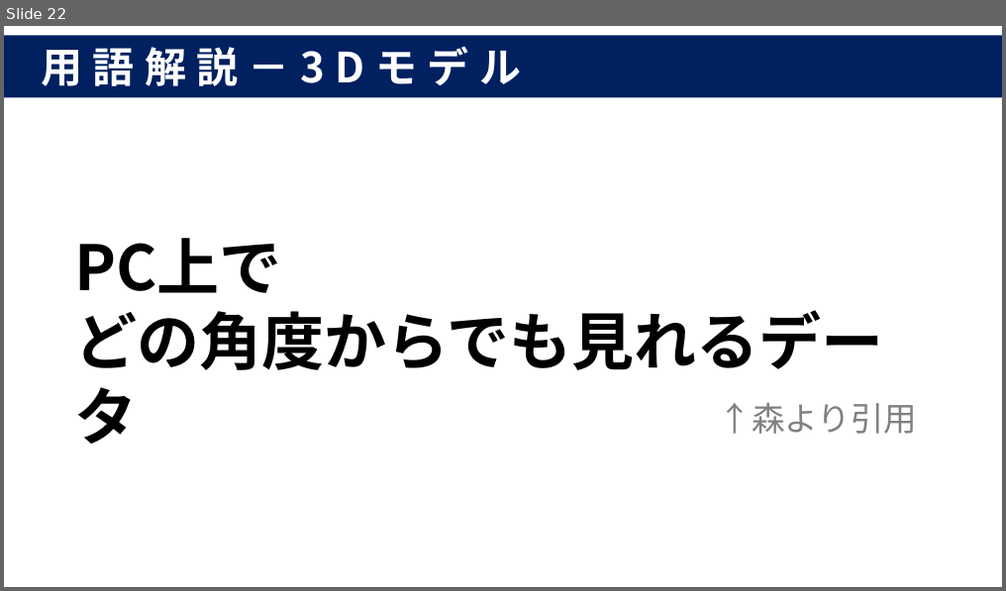
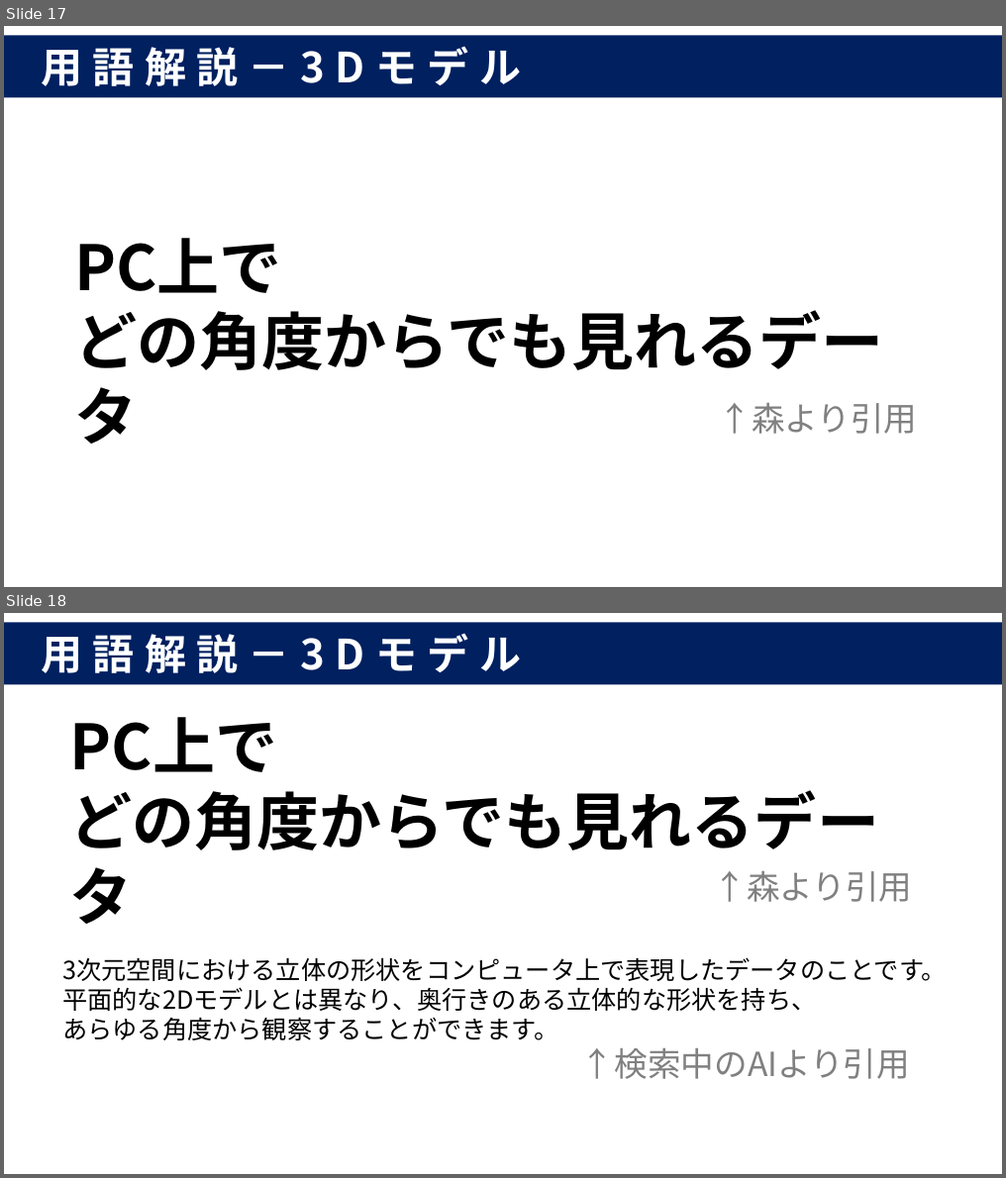
Before and after one commit to nabe-daisuki/hello-nabe, a slide deck: prezentation/プレゼン資料.pptx. Shown one above the other, each under a label of ours: slide 22 before the commit, slides 17 and 18 after it. The pictures are 1006x591 and 1006x1178 pixels, drawn with LibreOffice and Linux fonts; fonts in the diff are those of the drawing. Boxes give left, top, right and bottom in pixels: in the first picture for what was removed or moved away, otherwise in the second. Text is boxed around its words. In the diff, an @@ line names an element or a change of style, - is before the commit and + after.

```diff
--- a/prezentation/プレゼン資料.pptx
+++ b/prezentation/プレゼン資料.pptx
@@ slide 18 added at (4,613,1002,1174), background #FFFFFF @@
@@ rectangle added at (4,623,1002,685), fill #002060, 40 pt, text #FFFFFF, bold @@
+用語解説－3Dモデル
@@ text added at (70,717,879,851), 60 pt, text #000000, bold @@
+PC上で
+どの角度からでも見れるデータ
@@ text added at (714,871,913,902), 32 pt, text #808080 @@
+↑森より引用
@@ text added at (62,958,946,1041), 24 pt, text #000000 @@
+3次元空間における立体の形状をコンピュータ上で表現したデータのことです。
+平面的な2Dモデルとは異なり、奥行きのある立体的な形状を持ち、
+あらゆる角度から観察することができます。
@@ text added at (581,1049,910,1079), 32 pt, text #808080 @@
+↑検索中のAIより引用
@@ what was slide 22 is now slide 17 @@
```
Also in this commit, not shown: 4 slides changed, 12 other slides added, 4 slides removed, 10 other files.
